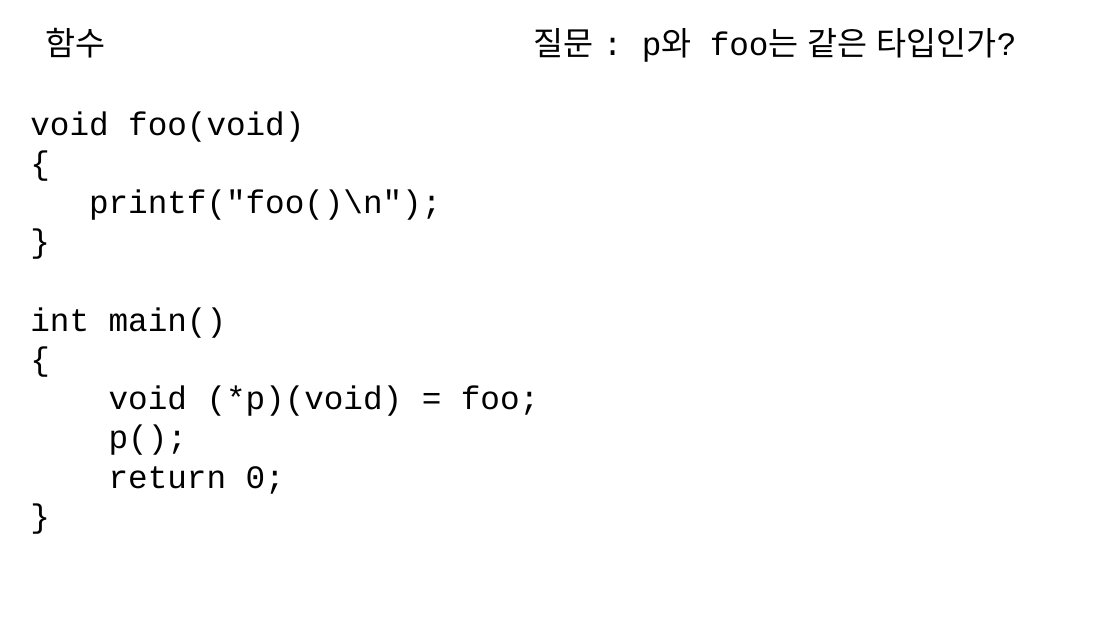
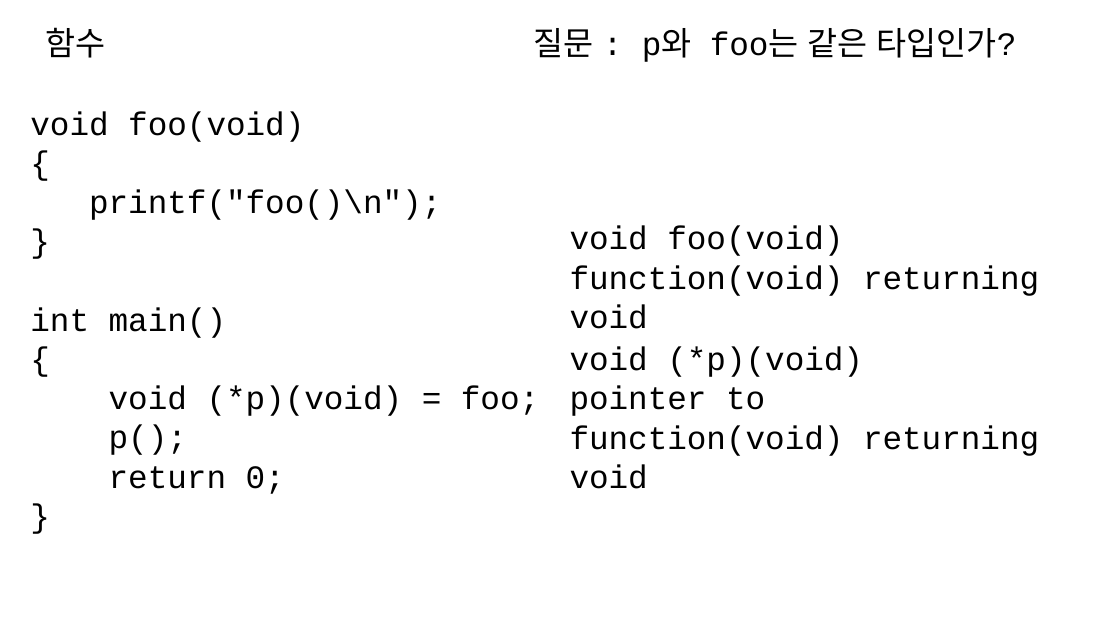
Before and after one commit to imguru-mooc/linux, a slide deck: slide 52 of 수업판서.pptx. Drawn at 1120x630 pixels with LibreOffice and Linux fonts; fonts in the diff are those of the drawing. Boxes give left, top, right and bottom in pixels: in the first picture for what was removed or moved away, otherwise in the second. Text is boxed around its words. In the diff, an @@ line names an element or a change of style, - is before the commit and + after.

```diff
--- a/수업판서.pptx
+++ b/수업판서.pptx
@@ text added at [570, 226, 1039, 329], 28 pt, text #000000 @@
+void foo(void)
+function(void) returning void
@@ text added at [570, 346, 1039, 489], 28 pt, text #000000 @@
+void (*p)(void)
+pointer to
+function(void) returning void
```
Also in this commit, not shown: 1 other slide changed, 9 slides added, 2 other files.
